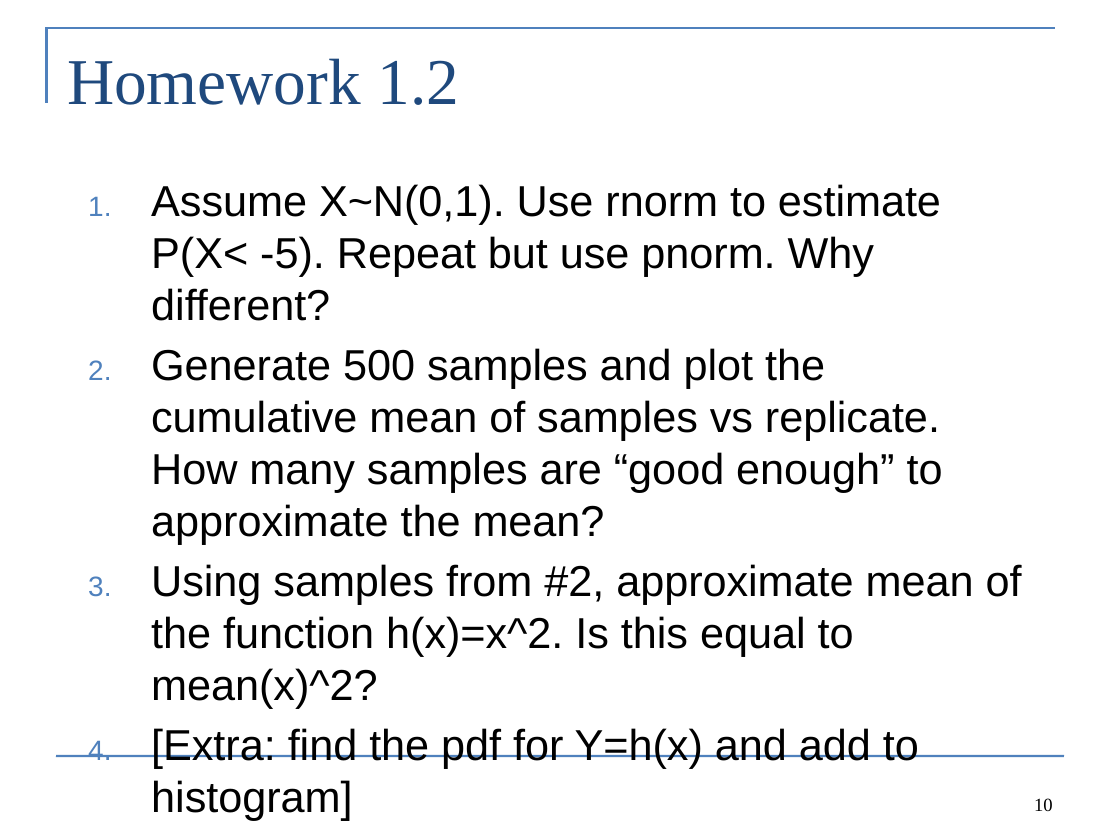
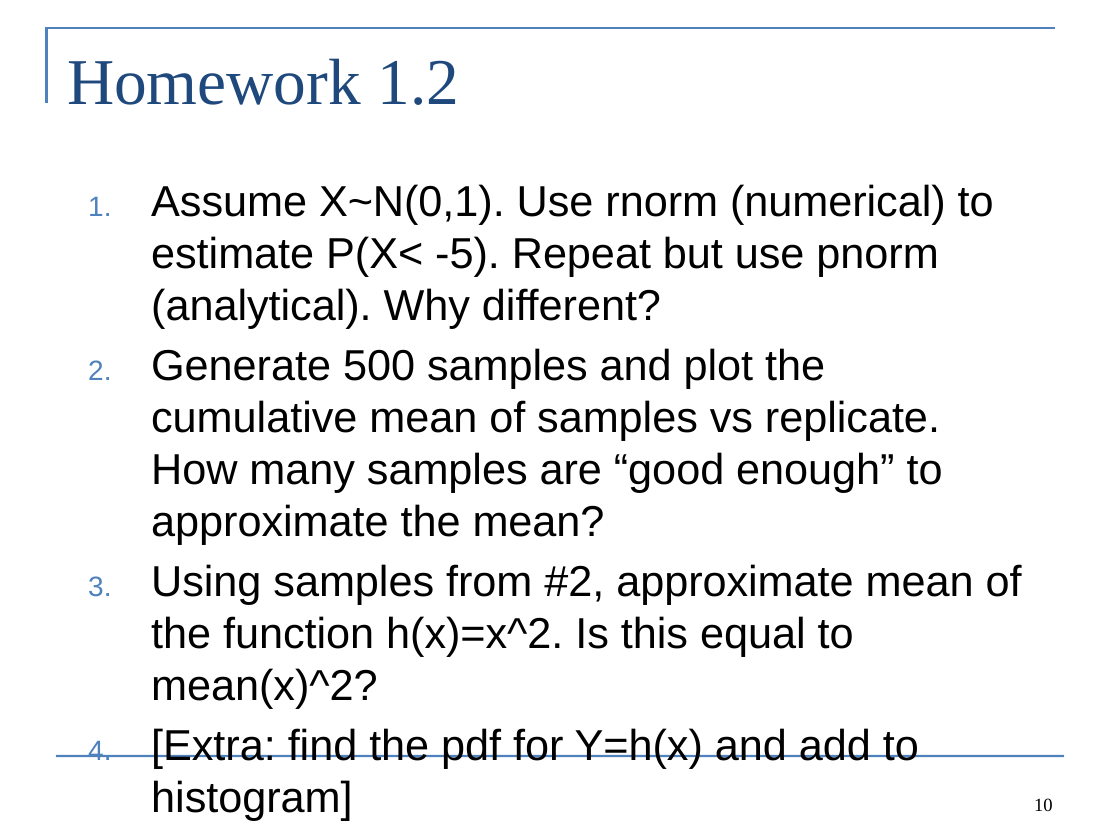
Before and after one commit to colemonnahan/bayes_workshop, a slide deck: slide 10 of dia1/lab1_integration.pptx. Drawn at 1120x840 pixels with LibreOffice and Linux fonts; fonts in the diff are those of the drawing. Boxes give left, top, right and bottom in pixels: in the first picture for what was removed or moved away, otherwise in the second. Text is boxed around its words. In the diff, an @@ line names an element or a change of style, - is before the commit and + after.

```diff
--- a/dia1/lab1_integration.pptx
+++ b/dia1/lab1_integration.pptx
@@ text at [151, 184, 994, 328]: text changed @@
-1. Assume X~N(0,1). Use rnorm to estimate P(X< -5). Repeat but use pnorm. Why different?
+1. Assume X~N(0,1). Use rnorm (numerical) to estimate P(X< -5). Repeat but use pnorm (analytical). Why different?
```
Also in this commit, not shown: 5 other slides changed, 3 slides added, 2 slides removed, 4 other files.
